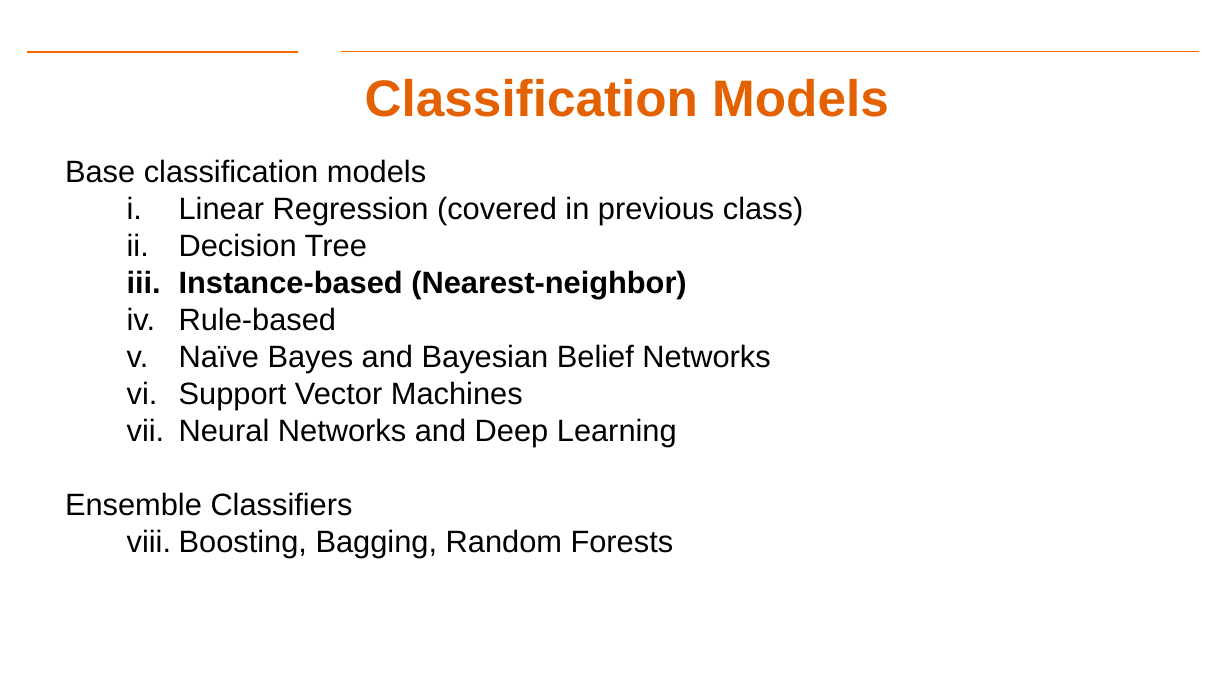
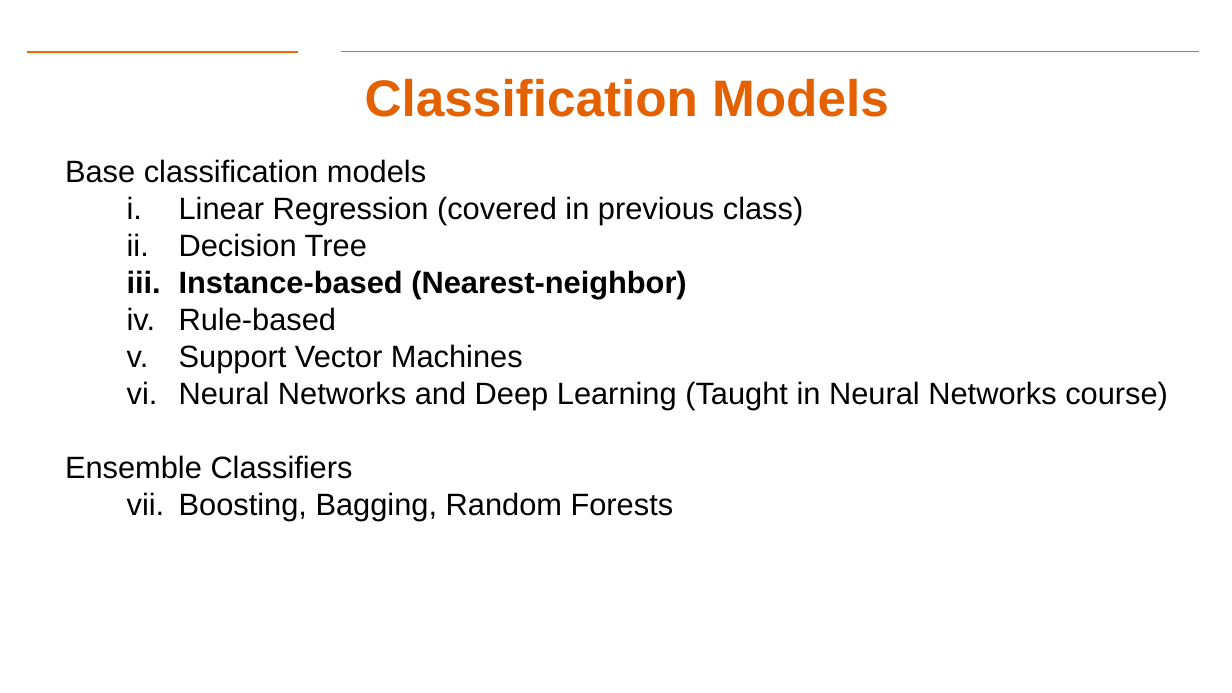
Before and after one commit to aiforsec/RIT-DSCI-633-FDS, a slide deck: slide 3 of Syllabus/Lecture08/Lec08.pptx. Drawn at 1232x693 pixels with LibreOffice and Linux fonts; fonts in the diff are those of the drawing; background and template pictures are left out. Boxes give left, top, right and bottom in pixels: in the first picture for what was removed or moved away, otherwise in the second. Text is boxed around its words. In the diff, an @@ line names an element or a change of style, - is before the commit and + after.

```diff
--- a/Syllabus/Lecture08/Lec08.pptx
+++ b/Syllabus/Lecture08/Lec08.pptx
@@ text at [179, 344, 770, 373]: paragraph removed @@
-  v. Naïve Bayes and Bayesian Belief Networks
@@ text at [179, 381, 1168, 410]: text changed @@
-  vii. Neural Networks and Deep Learning
+  vi. Neural Networks and Deep Learning (Taught in Neural Networks course)
```
Also in this commit, not shown: 2 other slides changed, 5 slides removed, 1 other file.
